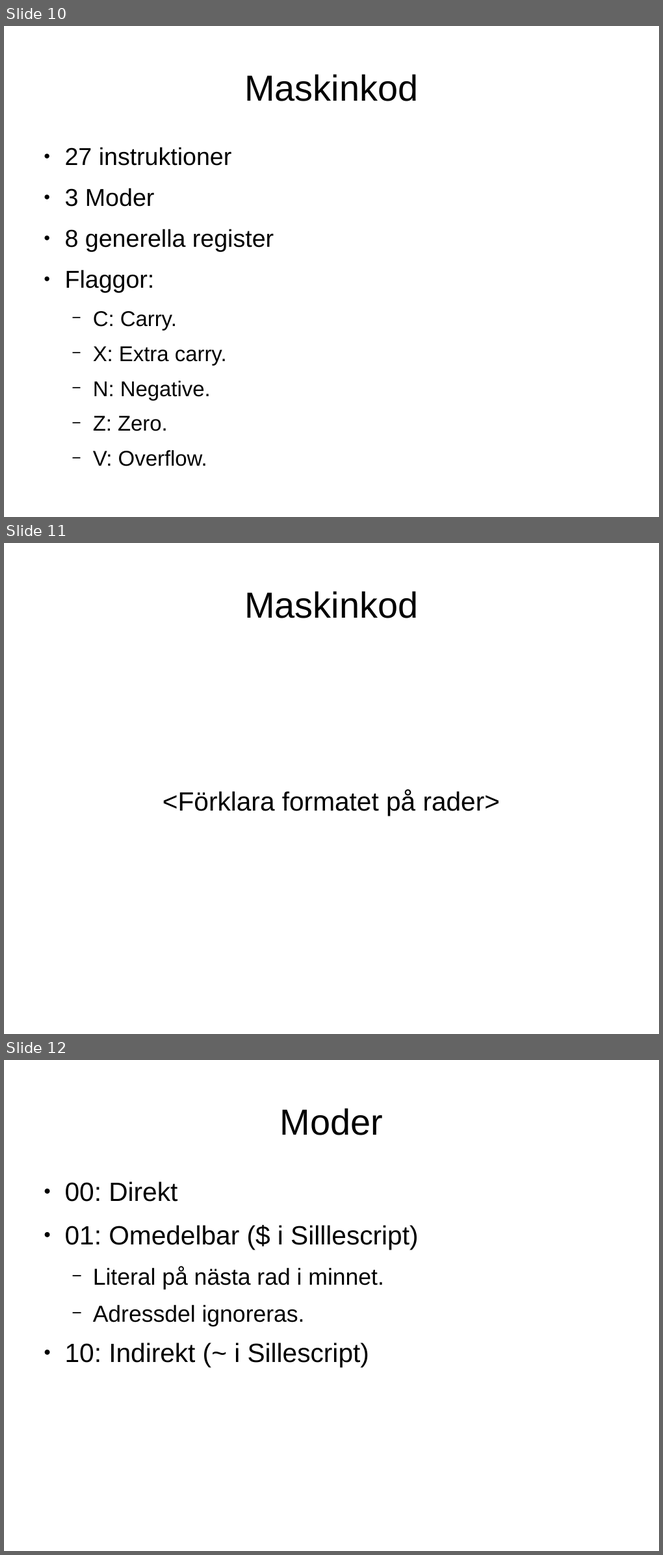
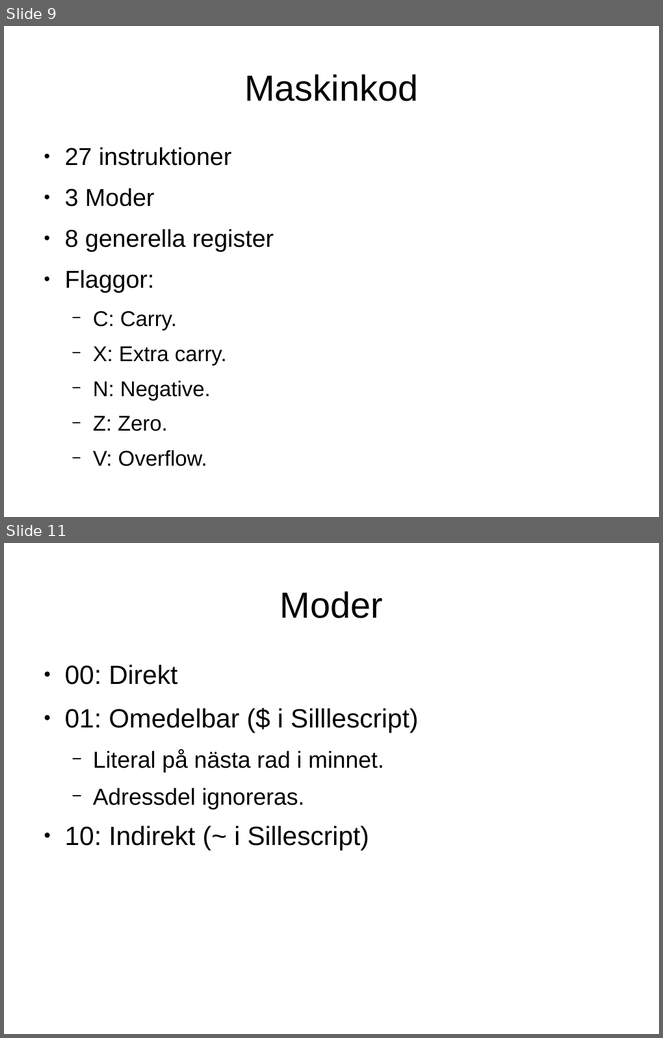
Before and after one commit to Jethro95/TSEA83_Graphing_Calculator, a slide deck: presentation/pp.odp. Shown one above the other, each under a label of ours: slides 10, 11 and 12 before the commit, slides 9 and 11 after it; the slides between them are not shown. The pictures are 663x1555 and 663x1038 pixels, drawn with LibreOffice and Linux fonts; fonts in the diff are those of the drawing. Boxes give left, top, right and bottom in pixels: in the first picture for what was removed or moved away, otherwise in the second. Text is boxed around its words. In the diff, an @@ line names an element or a change of style, - is before the commit and + after.

```diff
--- a/presentation/pp.odp
+++ b/presentation/pp.odp
@@ slide 11 removed at box(4, 543, 659, 1034), background #FFFFFF @@
@@ title removed at box(244, 591, 418, 618) @@
-Maskinkod
@@ subtitle removed at box(163, 790, 501, 816) @@
-<Förklara formatet på rader>
@@ what was slide 10 is now slide 9 @@
@@ what was slide 12 is now slide 11 @@
```
Also in this commit, not shown: 4 slides changed, 2 slides added, 3 other slides removed, 7 other files.
